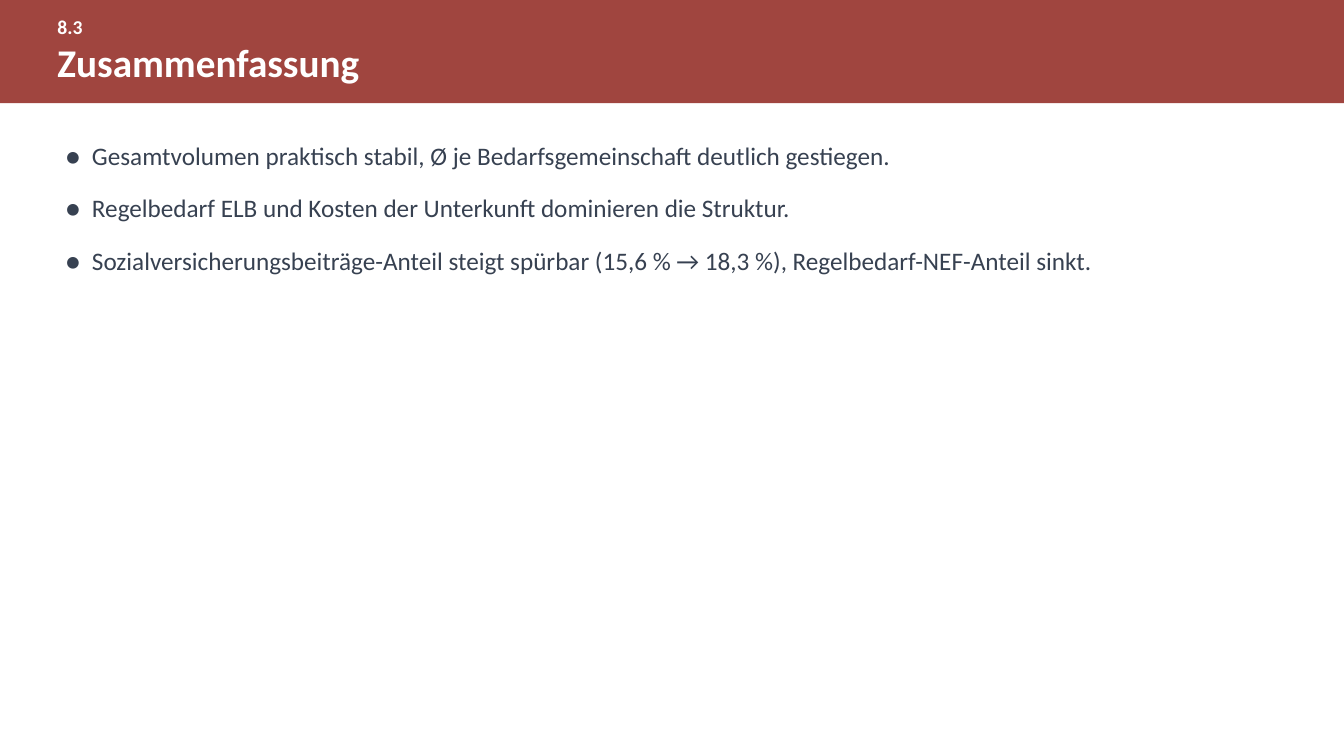
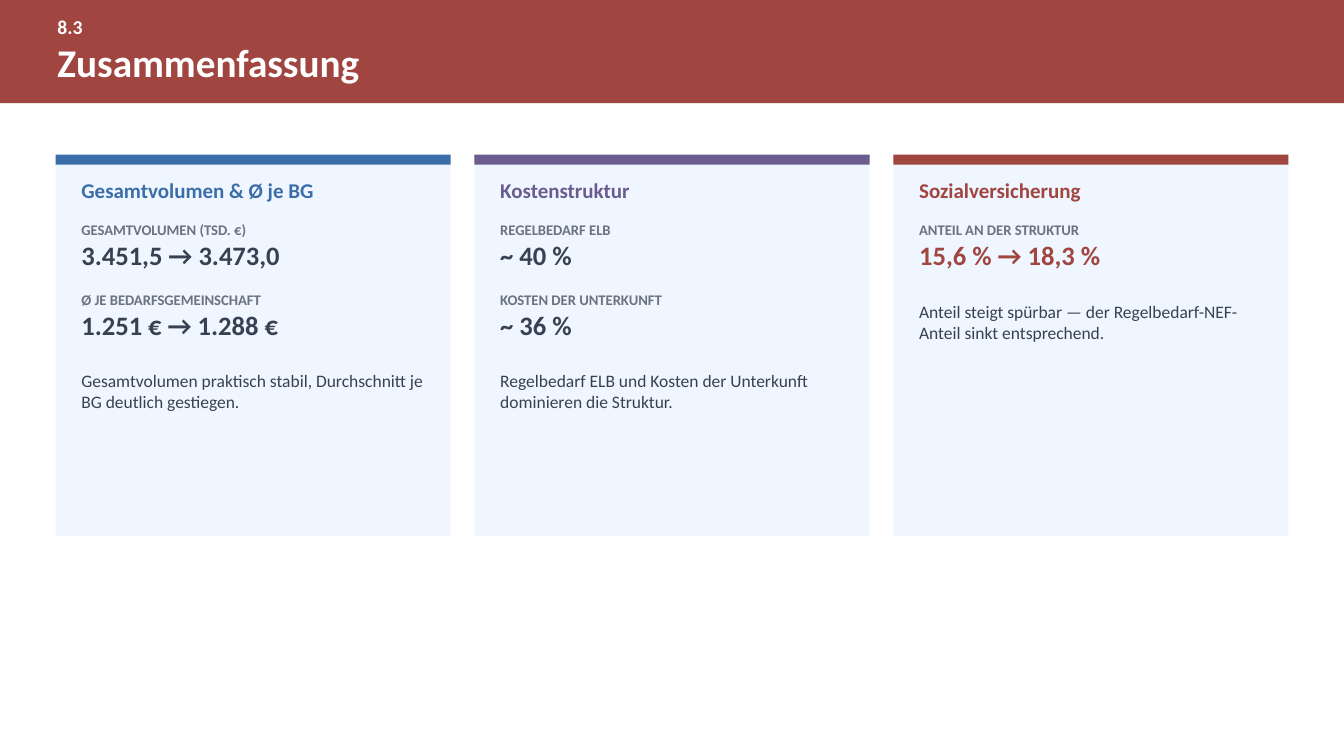
Before and after one commit to eufunk/arbeitsmarkt-regensburg, a slide deck: slide 46 of Dok/Projektpraesentation.pptx. Drawn at 1344x756 pixels with LibreOffice and Linux fonts; fonts in the diff are those of the drawing. Boxes give left, top, right and bottom in pixels: in the first picture for what was removed or moved away, otherwise in the second. Text is boxed around its words. In the diff, an @@ line names an element or a change of style, - is before the commit and + after.

Commit message:
Praesentation: Folien visuell ueberarbeiten, Sprechernotizen ergaenzen, Boxplot-Grafik ins Notebook verlagern
PPT: Folien 16-17, 19-26, 31, 37, 42, 46, 51, 56, 61, 63-64 auf
Kacheln/Panele umgestellt (weniger Aufzaehlung, mehr visuelle Struktur,
Zeitraum-/Achsen-Klarstellungen), allen 65 Folien zusammenhaengende
Sprechernotizen hinzugefuegt.

Notebook: alternative Verteilungsgrafik (Boxplot mit Einzelpunkten) aus
03_Statistik.ipynb heraus erzeugt statt in einem Wegwerf-Skript, damit jede
Abbildung im Ordner Dok/Abbildungen auf ihren Erzeugungsort im Notebook
rueckverfolgbar bleibt; Dokumentation entsprechend aktualisiert.

```diff
--- a/Dok/Projektpraesentation.pptx
+++ b/Dok/Projektpraesentation.pptx
@@ text removed at (x1=92, y1=147, x2=1091, y2=275) @@
-● Gesamtvolumen praktisch stabil, Ø je Bedarfsgemeinschaft deutlich gestiegen.
-● Regelbedarf ELB und Kosten der Unterkunft dominieren die Struktur.
-● Sozialversicherungsbeiträge-Anteil steigt spürbar (15,6 % → 18,3 %), Regelbedarf-NEF-Anteil sinkt.
@@ rectangle added at (x1=55, y1=155, x2=450, y2=536), fill #EFF6FF @@
@@ rectangle added at (x1=55, y1=155, x2=450, y2=165), fill #3B6EA8 @@
@@ rectangle added at (x1=475, y1=155, x2=869, y2=536), fill #EFF6FF @@
@@ rectangle added at (x1=475, y1=155, x2=869, y2=165), fill #6B5B8F @@
@@ rectangle added at (x1=893, y1=155, x2=1288, y2=536), fill #EFF6FF @@
@@ rectangle added at (x1=893, y1=155, x2=1288, y2=165), fill #A0453F @@
@@ text added at (x1=81, y1=183, x2=313, y2=202), 15 pt, text #3B6EA8, bold @@
+Gesamtvolumen & Ø je BG
@@ text added at (x1=500, y1=183, x2=629, y2=198), 15 pt, text #6B5B8F, bold @@
+Kostenstruktur
@@ text added at (x1=919, y1=183, x2=1080, y2=202), 15 pt, text #A0453F, bold @@
+Sozialversicherung
@@ text added at (x1=81, y1=224, x2=231, y2=237), 10.5 pt, text #6B7280, bold @@
+GESAMTVOLUMEN (TSD. €)
@@ text added at (x1=500, y1=225, x2=610, y2=235), 10.5 pt, text #6B7280, bold @@
+REGELBEDARF ELB
@@ text added at (x1=919, y1=225, x2=1079, y2=235), 10.5 pt, text #6B7280, bold @@
+ANTEIL AN DER STRUKTUR
@@ text added at (x1=81, y1=247, x2=280, y2=269), 19 pt, text #374151, bold @@
+3.451,5 → 3.473,0
@@ text added at (x1=519, y1=247, x2=546, y2=265), 19 pt, text #374151, bold @@
+~ 40 %
@@ text added at (x1=919, y1=246, x2=1075, y2=269), 19 pt, text #A0453F, bold @@
+15,6 % → 18,3 %
@@ text added at (x1=81, y1=295, x2=261, y2=306), 10.5 pt, text #6B7280, bold @@
+Ø JE BEDARFSGEMEINSCHAFT
@@ text added at (x1=500, y1=295, x2=662, y2=305), 10.5 pt, text #6B7280, bold @@
+KOSTEN DER UNTERKUNFT
@@ text added at (x1=81, y1=316, x2=259, y2=335), 19 pt, text #374151, bold @@
+1.251 € → 1.288 €
@@ text added at (x1=519, y1=317, x2=546, y2=335), 19 pt, text #374151, bold @@
+~ 36 %
@@ text added at (x1=919, y1=306, x2=1238, y2=342), 12.5 pt, text #374151 @@
+Anteil steigt spürbar — der Regelbedarf-NEF-Anteil sinkt entsprechend.
@@ text added at (x1=81, y1=375, x2=423, y2=411), 12.5 pt, text #374151 @@
+Gesamtvolumen praktisch stabil, Durchschnitt je BG deutlich gestiegen.
@@ text added at (x1=500, y1=375, x2=807, y2=408), 12.5 pt, text #374151 @@
+Regelbedarf ELB und Kosten der Unterkunft dominieren die Struktur.
```
Also in this commit, not shown: 15 other slides changed, 3 other files.
